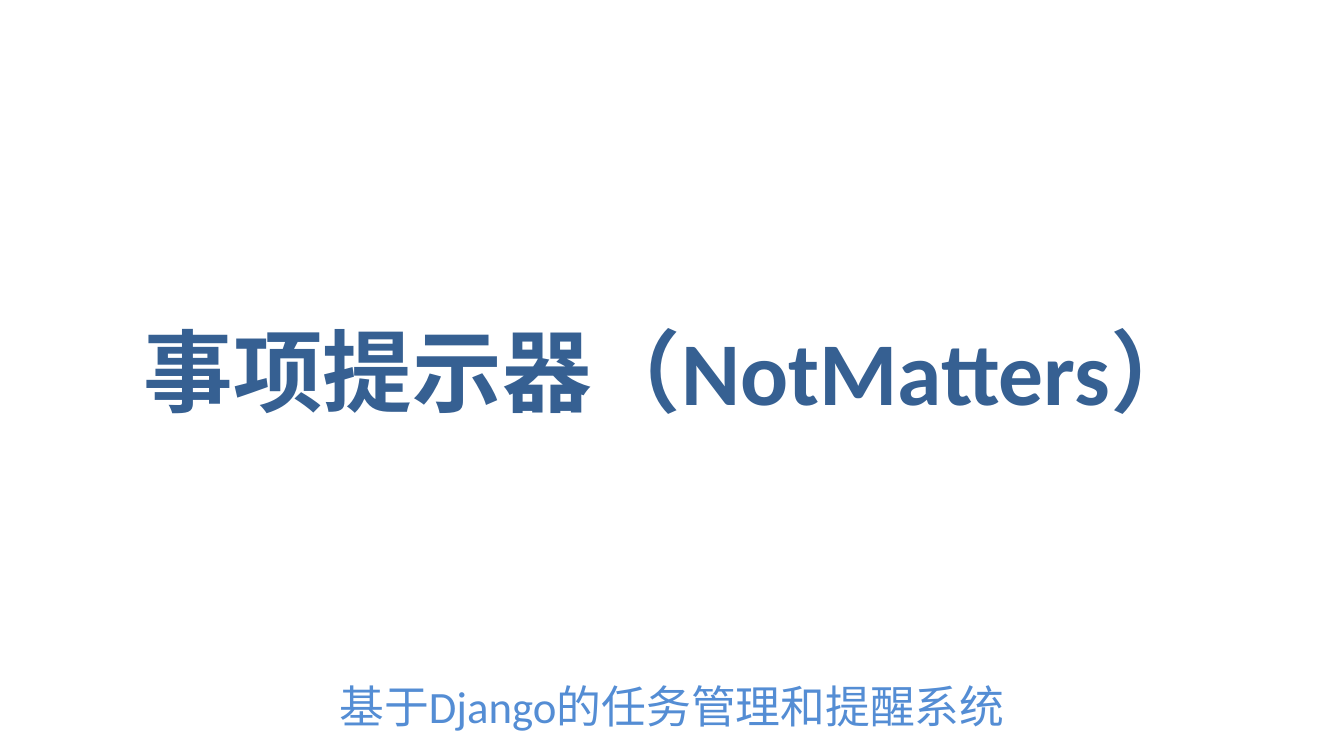
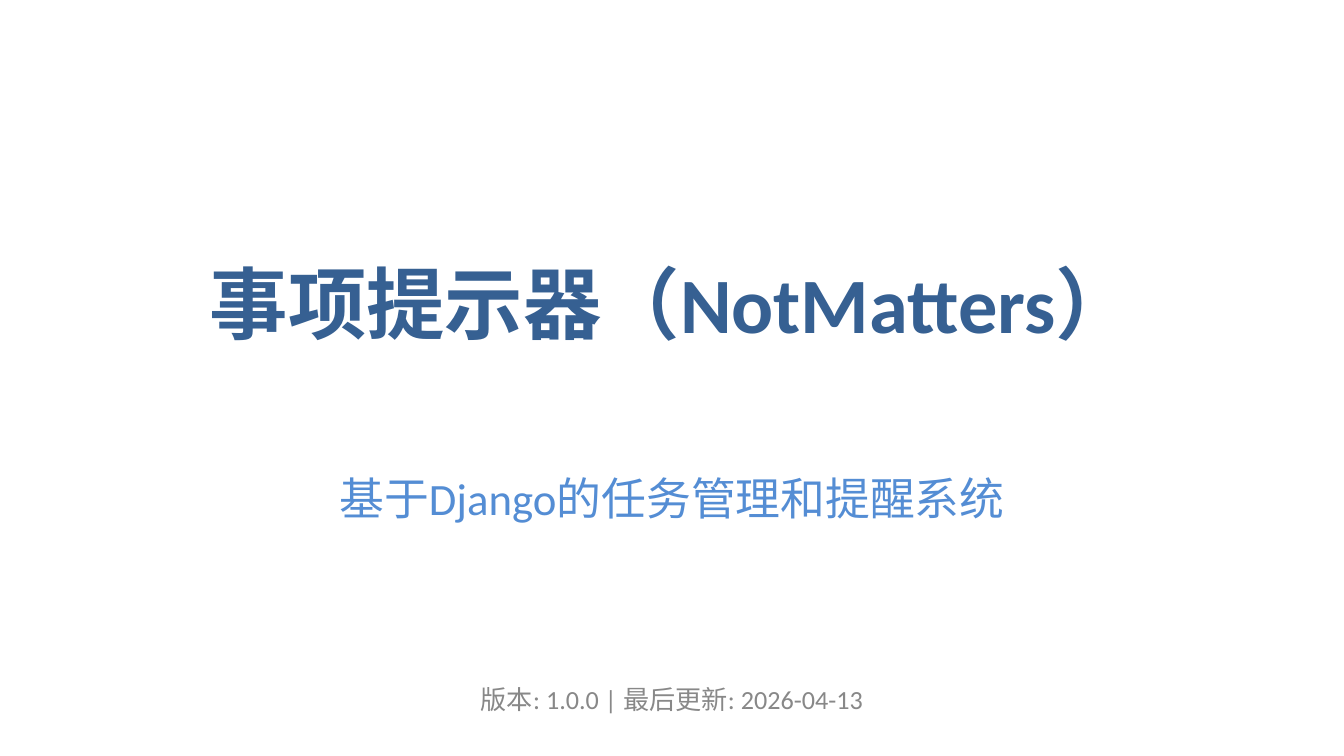
Before and after one commit to nidhaggur/NotMatters, a slide deck: slide 1 of NotMatters_Presentation.pptx. Drawn at 1344x756 pixels with LibreOffice and Linux fonts; fonts in the diff are those of the drawing. Boxes give left, top, right and bottom in pixels: in the first picture for what was removed or moved away, otherwise in the second. Text is boxed around its words. In the diff, an @@ line names an element or a change of style, - is before the commit and + after.

```diff
--- a/NotMatters_Presentation.pptx
+++ b/NotMatters_Presentation.pptx
@@ text "事项提示器（NotMatters）": place and size @@
-text "事项提示器（NotMatters）" at <box>144,328,1200,414</box>
+text "事项提示器（NotMatters）" at <box>210,265,1134,341</box>
@@ text "事项提示器（NotMatters）" at <box>210,265,1134,341</box>: size 48 to 42 pt @@
@@ text "基于Django的任务管理和提醒系统": place and size @@
-text "基于Django的任务管理和提醒系统" at <box>339,685,1004,731</box>
+text "基于Django的任务管理和提醒系统" at <box>339,477,1004,523</box>
@@ text added at <box>481,687,863,711</box>, 14 pt, text #888888 @@
+版本: 1.0.0 | 最后更新: 2026-04-13
```
Also in this commit, not shown: 17 other slides changed, 1 slide removed, 1 other file.
